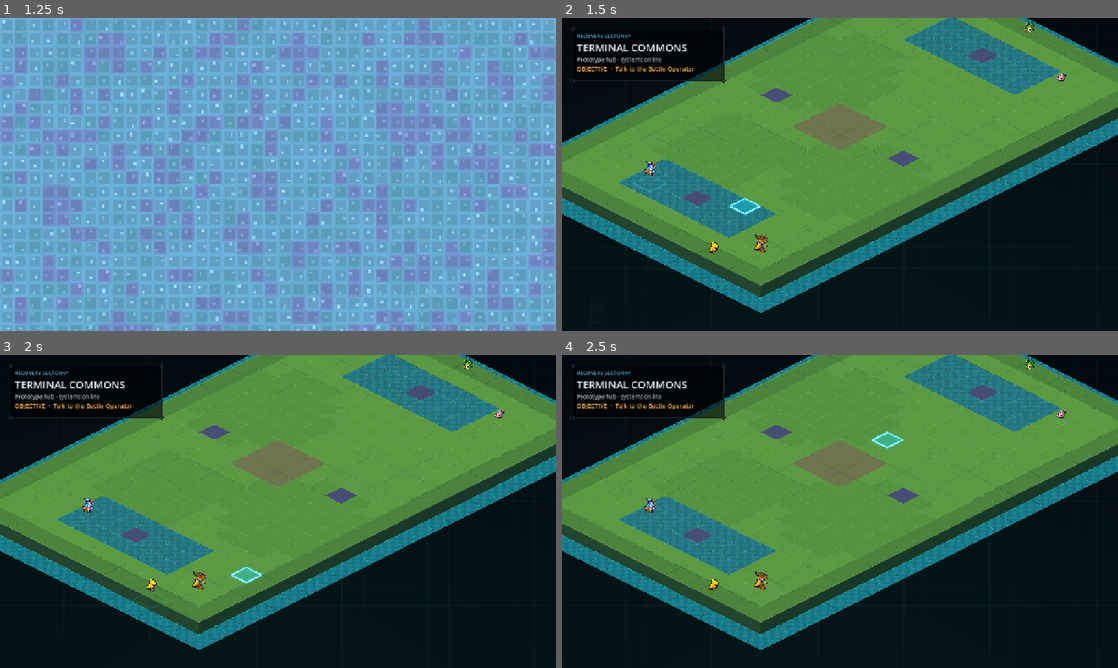
Above: before the commit, frames 1-4 (two rows, left to right).
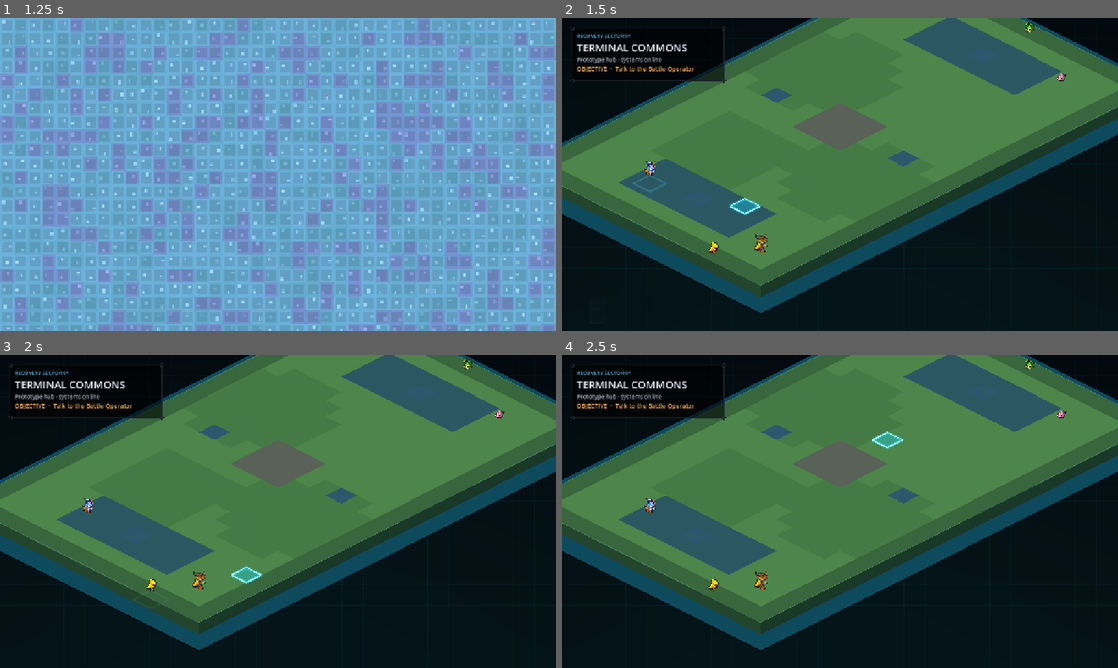
Above: after the commit, the same moments.

Repository: EwertonMendes/DigiGame
Game: Godot game, scene res://scenes/world/hub.tscn
The game is run twice, just before and just after one commit, with the same random seed, the same clock (stepped at 60 frames per second) and the same inputs.
Inputs (mouse positions are in pixels of both pictures, inside the frame that each line leads up to):
- Up to frame 1 (1.25 s): tap Enter (ui_accept) at 0.5, 0.77 s; move the mouse to (400, 158) at 0.52 s; hold Right (ui_right) from 0.53 s (still down); tap Mouse wheel down (wheel_down) at 0.6 s; click (400, 158) at 0.67 s
- Up to frame 2 (1.5 s): release Right (ui_right) at 1.25 s; drag from (728, 190) to (812, 237) at 1.27 s
- Up to frame 3 (2 s): no input
- Up to frame 4 (2.5 s): tap Enter (ui_accept) at 2 s; move the mouse to (895, 442) at 2.02 s; hold Right (ui_right) from 2.03 s (still down); tap Backspace at 2.1 s

Frame 1 is identical in both runs. In frame 2, 32% of the frame differs, in the area x 0-100%, y 0-95%; in frame 3, 32%; in frame 4, 32%.
Error in both runs: Invalid assignment of property or key 'explosiveness_ratio' with value of type 'float' on a base object of type 'CPUParticles2D'. (res://src/battle/DigimonBatt…

Commit message:
perf(battle): replace per-tile nodes with surface batches

Diff:
--- a/src/world/DevilsWorkshopField.gd
+++ b/src/world/DevilsWorkshopField.gd
@@ -2,6 +2,7 @@
 class_name DevilsWorkshopField
 
 const ART = preload("res://src/world/DevilsWorkshopArt.gd")
+const SurfaceBatchScript = preload("res://src/world/DevilsWorkshopSurfaceBatch.gd")
 
 const LOWER_LEVEL_OFFSET := 24.0
 const BOARD_SKIRT_DEPTH := 24.0
@@ -25,8 +26,11 @@
 var _transition_prepare_started := false
 var _transition_tile_index := 0
 var _transition_water_index := 0
-var _transition_water: Node2D = null
 var _transition_water_grids: Array[Vector2i] = []
+var _surface_entries: Array[Dictionary] = []
+var _water_entries: Array[Dictionary] = []
+var _surface_batch: DevilsWorkshopSurfaceBatch = null
+var _water_batch: DevilsWorkshopSurfaceBatch = null
 
 
 func _ready() -> void:
@@ -44,10 +48,13 @@
 	_transition_tile_index = 0
 	_transition_water_index = 0
 	_transition_water_grids.clear()
+	_surface_entries.clear()
+	_water_entries.clear()
 	_map_center = _grid_to_raw(Vector2((GRID_SIZE_X - 1) * 0.5, (GRID_SIZE_Y - 1) * 0.5))
 	_create_board_foundation()
 	_create_hover_indicator()
 	tile_map_data.clear()
+	_create_surface_batches()
 
 	for x in range(-1, GRID_SIZE_X + 1):
 		_transition_water_grids.append(Vector2i(x, -1))
@@ -57,7 +64,7 @@
 		_transition_water_grids.append(Vector2i(GRID_SIZE_X, y))
 
 
-func prepare_transition_chunk(max_items: int = 24) -> bool:
+func prepare_transition_chunk(max_items: int = 40) -> bool:
 	if _transition_prepared:
 		return true
 	begin_transition_preparation()
@@ -67,22 +74,19 @@
 
 	while _transition_tile_index < tile_count and processed < budget:
 		var x := _transition_tile_index % GRID_SIZE_X
-		var y := _transition_tile_index / GRID_SIZE_X
+		var y := int(_transition_tile_index / GRID_SIZE_X)
 		_add_battle_tile(Vector2i(x, y))
 		_transition_tile_index += 1
 		processed += 1
 
-	if _transition_tile_index >= tile_count and _transition_water == null:
-		_transition_water = Node2D.new()
-		_transition_water.name = "PerimeterWater"
-		add_child(_transition_water)
-
 	while _transition_tile_index >= tile_count and _transition_water_index < _transition_water_grids.size() and processed < budget:
-		_add_water_tile(_transition_water, _transition_water_grids[_transition_water_index])
+		_add_water_entry(_transition_water_grids[_transition_water_index])
 		_transition_water_index += 1
 		processed += 1
 
 	if _transition_tile_index >= tile_count and _transition_water_index >= _transition_water_grids.size():
+		_surface_batch.set_entries(_surface_entries)
+		_water_batch.set_entries(_water_entries)
 		selectedTile = Vector2i(grid_to_world(Vector2i(GRID_SIZE_X / 2, GRID_SIZE_Y / 2)))
 		_transition_prepared = true
 		return true
@@ -95,6 +99,19 @@
 	begin_transition_preparation()
 	while not prepare_transition_chunk(512):
 		pass
+
+
+func _create_surface_batches() -> void:
+	if _water_batch == null:
+		_water_batch = SurfaceBatchScript.new()
+		_water_batch.name = "PerimeterWaterBatch"
+		_water_batch.z_index = -240
+		add_child(_water_batch)
+	if _surface_batch == null:
+		_surface_batch = SurfaceBatchScript.new()
+		_surface_batch.name = "BattleSurfaceBatch"
+		_surface_batch.z_index = -120
+		add_child(_surface_batch)
 
 
 func _add_battle_tile(grid: Vector2i) -> void:
@@ -104,17 +121,23 @@
 		"type": String(presentation["name"]),
 		"world_position": world_position,
 	}
-
-	var tile := ART.create_surface_tile(
-		presentation["texture"],
-		world_position,
-		-120 + grid.x + grid.y,
-		presentation["base_color"],
-		presentation["detail_tint"],
-		float(presentation["detail_alpha"])
-	)
-	tile.name = "%s_%02d_%02d" % [String(presentation["name"]), grid.x, grid.y]
-	add_child(tile)
+	_surface_entries.append({
+		"position": world_position,
+		"texture": presentation["texture"],
+		"base_color": presentation["base_color"],
+		"detail_tint": presentation["detail_tint"],
+		"detail_alpha": presentation["detail_alpha"],
+	})
+
+
+func _add_water_entry(grid: Vector2i) -> void:
+	_water_entries.append({
+		"position": grid_to_world(grid) + Vector2(0.0, LOWER_LEVEL_OFFSET),
+		"texture": ART.WATER_BLOCK,
+		"base_color": WATER_BASE,
+		"detail_tint": WATER_DETAIL,
+		"detail_alpha": 0.64,
+	})
 
 
 func _battle_surface(grid: Vector2i) -> Dictionary:
@@ -204,32 +227,23 @@
 
 
 func _build_perimeter_water() -> void:
-	if _transition_water != null:
-		return
-	_transition_water = Node2D.new()
-	_transition_water.name = "PerimeterWater"
-	add_child(_transition_water)
-
+	_create_surface_batches()
+	_water_entries.clear()
 	for x in range(-1, GRID_SIZE_X + 1):
-		_add_water_tile(_transition_water, Vector2i(x, -1))
-		_add_water_tile(_transition_water, Vector2i(x, GRID_SIZE_Y))
+		_add_water_entry(Vector2i(x, -1))
+		_add_water_entry(Vector2i(x, GRID_SIZE_Y))
 	for y in range(GRID_SIZE_Y):
-		_add_water_tile(_transition_water, Vector2i(-1, y))
-		_add_water_tile(_transition_water, Vector2i(GRID_SIZE_X, y))
-
-
-func _add_water_tile(parent: Node2D, grid: Vector2i) -> void:
-	var top_center := grid_to_world(grid) + Vector2(0.0, LOWER_LEVEL_OFFSET)
-	var tile := ART.create_surface_tile(
-		ART.WATER_BLOCK,
-		top_center,
-		-240 + grid.x + grid.y,
-		WATER_BASE,
-		WATER_DETAIL,
-		0.64
-	)
-	tile.name = "Water_%02d_%02d" % [grid.x, grid.y]
-	parent.add_child(tile)
+		_add_water_entry(Vector2i(-1, y))
+		_add_water_entry(Vector2i(GRID_SIZE_X, y))
+	_water_batch.set_entries(_water_entries)
+
+
+func _add_water_tile(_parent: Node2D, grid: Vector2i) -> void:
+	# Compatibility shim for any inherited/debug helper still calling the old
+	# per-node water API. Runtime rendering is batched by _water_batch.
+	_add_water_entry(grid)
+	if _water_batch != null:
+		_water_batch.set_entries(_water_entries)
 
 
 func _create_board_foundation() -> void:
